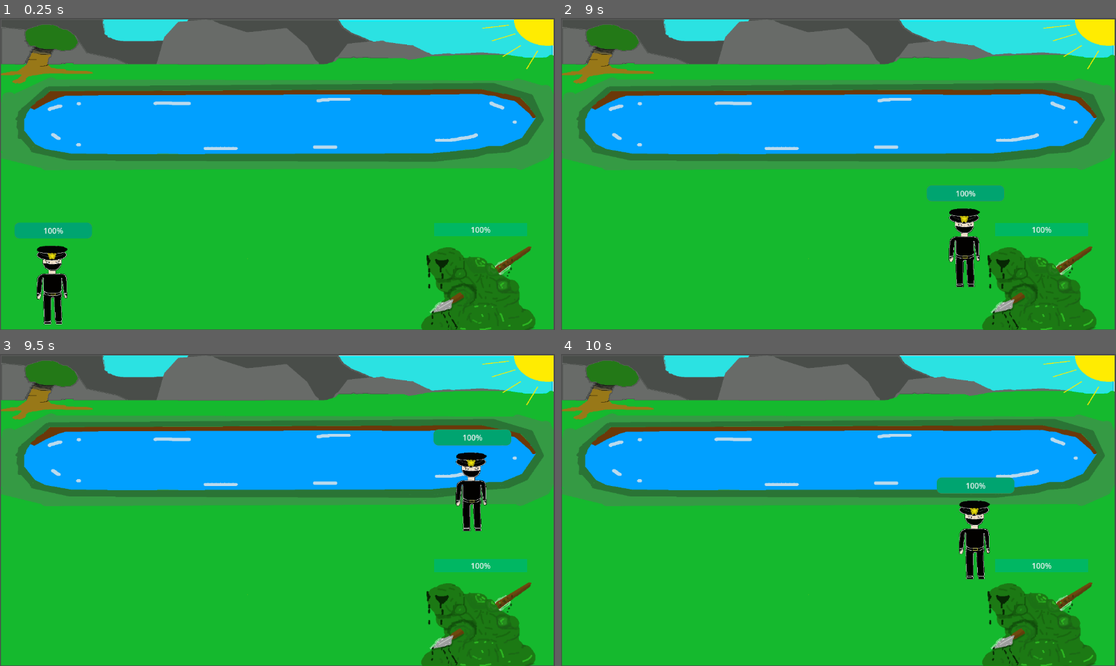
Above: before the commit, frames 1-4 (two rows, left to right).
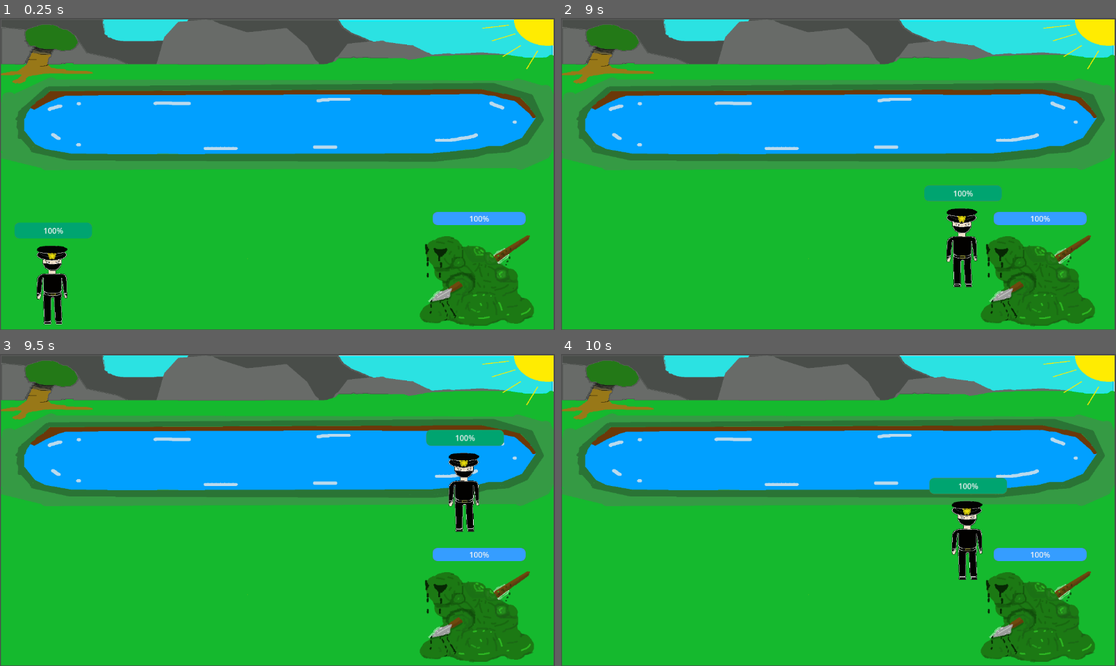
Above: after the commit, the same moments.

Repository: jwang5-dot/12-DT-Project
Game: Godot game, scene res://scene/Level_1_scene.tscn
Two runs of this game, one before a commit and one after it. Both use one fixed random seed, a clock stepped at 60 frames per second and the inputs below. This scene is started directly instead of the project's main scene.
Inputs (mouse positions are in pixels of both pictures, inside the frame that each line leads up to):
- Up to frame 1 (0.25 s): no input
- Up to frame 2 (9 s): tap Enter (ui_accept) at 0.5, 0.6, 0.77, 1.07, 1.35, 1.52, 1.82, 2.1, 2.85, 3.02, 3.32, 3.6, 3.77, 4.07, 4.35, 4.52, 4.82, 5.1, 5.85, 6.02, 6.32, 6.6, 6.77, 7.07, 7.35, 7.52, 7.82, 8.1, 8.85 s; move the mouse to (960, 158) at 0.52 s; hold Right (ui_right) 0.53-2.03 s; move the mouse to (727, 189) at 1.27 s; move the mouse to (894, 105) at 2.02 s; hold Left (ui_left) 2.03-2.78 s; move the mouse to (810, 236) at 2.77 s; hold Right (ui_right) 2.78-4.28 s; move the mouse to (1005, 220) at 3.52 s; move the mouse to (672, 127) at 4.27 s; hold Left (ui_left) 4.28-5.03 s; move the mouse to (866, 174) at 5.02 s; hold Right (ui_right) 5.03-5.78 s; move the mouse to (755, 96) at 5.77 s; hold Left (ui_left) 5.78-7.28 s; move the mouse to (960, 158) at 6.52 s; move the mouse to (727, 189) at 7.27 s; hold Right (ui_right) from 7.28 s (still down); move the mouse to (894, 105) at 8.02 s; move the mouse to (810, 236) at 8.77 s
- Up to frame 3 (9.5 s): keep holding Right (ui_right); tap Enter (ui_accept) at 9.02, 9.32 s
- Up to frame 4 (10 s): move the mouse to (1005, 556) at 9.52 s; release Right (ui_right) at 9.53 s; hold Left (ui_left) from 9.53 s (still down); tap Enter (ui_accept) at 9.6, 9.77 s

The runs differ from the first frame. In frame 1, 3.6% of the frame differs, in the area x 75-97%, y 62-100%; in frame 2, 4.4%; in frame 3, 5.0%, in the area x 75-97%, y 24-100%; in frame 4, 5.0%.

Commit message:
Ending_scene_animation_coding

Diff:
--- a/assessment-game/project.godot
+++ b/assessment-game/project.godot
@@ -22,7 +22,7 @@
 "events": [Object(InputEventKey,"resource_local_to_scene":false,"resource_name":"","device":0,"window_id":0,"alt_presse …(194 unchanged characters)…
 , Object(InputEventKey,"resource_local_to_scene":false,"resource_name":"","device":0,"window_id":0,"alt_pressed":false, …(185 unchanged characters)…
 , Object(InputEventKey,"resource_local_to_scene":false,"resource_name":"","device":0,"window_id":0,"alt_pressed":false, …(181 unchanged characters)…
-, Object(InputEventKey,"resource_local_to_scene":false,"reso …(131 unchanged characters)… d":false,"keycode":0,"physical_keycode":87,"key_label":0,"unicode":119,"location":0,"echo":false,"script":null)
+, Object(InputEventKey,"resource_local_to_scene":false,"reso …(131 unchanged characters)… d":false,"keycode":0,"physical_keycode":4194320,"key_label":0,"unicode":0,"location":0,"echo":false,"script":null)
 ]
 }
 ui_left={
@@ -59,17 +59,6 @@
 ]
 }
 
-[input]
-
-ui_accept={
-"deadzone": 0.5,
-"events": [Object(InputEventKey,"resource_local_to_scene":false,"resource_name":"","device":0,"window_id":0,"alt_pressed":false,"shift_pressed":false,"ctrl_pressed":false,"meta_pressed":false,"pressed":false,"keycode":4194309,"physical_keycode":0,"key_label":0,"unicode":0,"location":0,"echo":false,"script":null)
-, Object(InputEventKey,"resource_local_to_scene":false,"resource_name":"","device":0,"window_id":0,"alt_pressed":false,"shift_pressed":false,"ctrl_pressed":false,"meta_pressed":false,"pressed":false,"keycode":4194310,"physical_keycode":0,"key_label":0,"unicode":0,"location":0,"echo":false,"script":null)
-, Object(InputEventKey,"resource_local_to_scene":false,"resource_name":"","device":0,"window_id":0,"alt_pressed":false,"shift_pressed":false,"ctrl_pressed":false,"meta_pressed":false,"pressed":false,"keycode":32,"physical_keycode":0,"key_label":0,"unicode":32,"location":0,"echo":false,"script":null)
-, Object(InputEventKey,"resource_local_to_scene":false,"resource_name":"","device":-1,"window_id":0,"alt_pressed":false,"shift_pressed":false,"ctrl_pressed":false,"meta_pressed":false,"pressed":false,"keycode":0,"physical_keycode":4194320,"key_label":0,"unicode":0,"location":0,"echo":false,"script":null)
-]
-}
-
 [physics]
 
 3d/physics_engine="Jolt Physics"
--- /dev/null
+++ b/assessment-game/scene/End_Animation.tscn
@@ -0,0 +1,16 @@
+[gd_scene format=3 uid="uid://3uu1elwbomxc"]
+
+[ext_resource type="Texture2D" uid="uid://dmxskal71lcab" path="res://images/Ending_Scene_Door.png" id="1_hlw53"]
+
+[node name="Node2D" type="Node2D" unique_id=2076965627]
+
+[node name="NinePatchRect" type="NinePatchRect" parent="." unique_id=482515307]
+offset_left = 1.0
+offset_top = 1.0
+offset_right = 41.0
+offset_bottom = 41.0
+texture = ExtResource("1_hlw53")
+patch_margin_left = 10
+patch_margin_top = 10
+patch_margin_right = 10
+patch_margin_bottom = 10
--- a/assessment-game/scene/Ending_scene.tscn
+++ b/assessment-game/scene/Ending_scene.tscn
@@ -2,15 +2,17 @@
 
 [ext_resource type="Script" uid="uid://bbmrgiu1r4d2u" path="res://script/ending_scene.gd" id="1_vjpgg"]
 [ext_resource type="Texture2D" uid="uid://cv2vdveaqj01r" path="res://images/Ending_Scene_Door_Walking.png" id="2_cogn0"]
-
-[sub_resource type="RectangleShape2D" id="RectangleShape2D_cogn0"]
-size = Vector2(254.75, 794.5)
+[ext_resource type="Script" uid="uid://ejv277pbfsjl" path="res://script/end_walk_tp.gd" id="3_yht1g"]
+[ext_resource type="PackedScene" uid="uid://d1mt6johjoroo" path="res://scene/Player_2.tscn" id="4_u8t5q"]
 
 [sub_resource type="RectangleShape2D" id="RectangleShape2D_yht1g"]
 size = Vector2(342, 817)
 
 [sub_resource type="RectangleShape2D" id="RectangleShape2D_u8t5q"]
 size = Vector2(1355.5, 134)
+
+[sub_resource type="RectangleShape2D" id="RectangleShape2D_cogn0"]
+size = Vector2(240.5, 838.5)
 
 [node name="Node2D" type="Node2D" unique_id=91584699]
 script = ExtResource("1_vjpgg")
@@ -19,12 +21,6 @@
 position = Vector2(576.81256, 324.62494)
 scale = Vector2(0.81970483, 0.64135736)
 texture = ExtResource("2_cogn0")
-
-[node name="StaticBody2D3" type="StaticBody2D" parent="." unique_id=493829415]
-
-[node name="CollisionShape2D" type="CollisionShape2D" parent="StaticBody2D3" unique_id=224438179]
-position = Vector2(1292.625, 390)
-shape = SubResource("RectangleShape2D_cogn0")
 
 [node name="StaticBody2D" type="StaticBody2D" parent="." unique_id=1454984313]
 
@@ -35,5 +31,35 @@
 [node name="StaticBody2D2" type="StaticBody2D" parent="." unique_id=1398005504]
 
 [node name="CollisionShape2D" type="CollisionShape2D" parent="StaticBody2D2" unique_id=1697011624]
-position = Vector2(649.25, 708)
+position = Vector2(560, 597)
 shape = SubResource("RectangleShape2D_u8t5q")
+
+[node name="Right" type="Area2D" parent="." unique_id=998735698 node_paths=PackedStringArray("landing_zone")]
+position = Vector2(19, 421)
+script = ExtResource("3_yht1g")
+landing_zone = NodePath("../Left")
+
+[node name="CollisionShape2D" type="CollisionShape2D" parent="Right" unique_id=666362084]
+position = Vector2(1267, -42)
+shape = SubResource("RectangleShape2D_cogn0")
+
+[node name="Marker2D" type="Marker2D" parent="Right" unique_id=464493378]
+position = Vector2(6, -366)
+
+[node name="Left" type="Area2D" parent="." unique_id=289510215 node_paths=PackedStringArray("landing_zone")]
+position = Vector2(17, 422)
+script = ExtResource("3_yht1g")
+landing_zone = NodePath("../Right")
+
+[node name="CollisionShape2D" type="CollisionShape2D" parent="Left" unique_id=1225915889]
+position = Vector2(1264, -24)
+shape = SubResource("RectangleShape2D_cogn0")
+
+[node name="Marker2D" type="Marker2D" parent="Left" unique_id=156884394]
+position = Vector2(7, -373)
+
+[node name="CharacterBody2D" parent="." unique_id=658715563 instance=ExtResource("4_u8t5q")]
+position = Vector2(127, 427)
+
+[connection signal="body_entered" from="Right" to="Right" method="_on_body_entered"]
+[connection signal="body_entered" from="Left" to="Left" method="_on_body_entered"]
--- a/assessment-game/scene/Level_1_scene.tscn
+++ b/assessment-game/scene/Level_1_scene.tscn
@@ -3,7 +3,7 @@
 [ext_resource type="Script" uid="uid://b7arabluyk84g" path="res://script/level_1_scene.gd" id="1_aoa7p"]
 [ext_resource type="Texture2D" uid="uid://c7nleoafxx0ux" path="res://images/Leve_1_Background.png" id="1_w17ck"]
 [ext_resource type="PackedScene" uid="uid://d1mt6johjoroo" path="res://scene/Player_2.tscn" id="3_affpu"]
-[ext_resource type="PackedScene" uid="uid://fcep4lc6j851" path="res://scene/Melee_Enemy.tscn" id="4_u8ckq"]
+[ext_resource type="PackedScene" uid="uid://blbmko3orl7nl" path="res://scene/melee_enemy.tscn" id="4_u8ckq"]
 
 [sub_resource type="RectangleShape2D" id="RectangleShape2D_u8ckq"]
 size = Vector2(1181.5, 64)
@@ -44,4 +44,4 @@
 shape = SubResource("RectangleShape2D_i458t")
 
 [node name="CharacterBody2D2" parent="." unique_id=967582635 instance=ExtResource("4_u8ckq")]
-position = Vector2(988, 553)
+position = Vector2(985, 530)
--- a/assessment-game/scene/Player_2.tscn
+++ b/assessment-game/scene/Player_2.tscn
@@ -29,6 +29,8 @@
 script = ExtResource("1_03o14")
 health_ui = NodePath("ProgressBar")
 
+[node name="Node2D" type="Node2D" parent="." unique_id=1069805923]
+
 [node name="ProgressBar" type="ProgressBar" parent="." unique_id=1355321709]
 offset_left = -78.0
 offset_top = -127.0
--- a/assessment-game/scene/melee_enemy.tscn
+++ b/assessment-game/scene/melee_enemy.tscn
@@ -1,17 +1,21 @@
-[gd_scene format=3 uid="uid://fcep4lc6j851"]
+[gd_scene format=3 uid="uid://blbmko3orl7nl"]
 
-[ext_resource type="Script" uid="uid://bhkny1rx35i4k" path="res://script/Melee_Enemy.gd" id="1_eph0u"]
+[ext_resource type="Script" uid="uid://bhkny1rx35i4k" path="res://script/melee_enemy.gd" id="1_eph0u"]
 [ext_resource type="Texture2D" uid="uid://cwpe6ynu2xdei" path="res://images/ME.png" id="2_584gp"]
 
 [sub_resource type="StyleBoxFlat" id="StyleBoxFlat_eph0u"]
-bg_color = Color(1, 0.31867278, 0.43288794, 1)
+bg_color = Color(1, 0, 0, 1)
 corner_radius_top_left = 10
 corner_radius_top_right = 10
 corner_radius_bottom_right = 10
 corner_radius_bottom_left = 10
 
 [sub_resource type="StyleBoxFlat" id="StyleBoxFlat_584gp"]
-bg_color = Color(5.7275593e-06, 0.716855, 0.38713267, 1)
+bg_color = Color(0.20633417, 0.6137954, 0.99999994, 1)
+corner_radius_top_left = 10
+corner_radius_top_right = 10
+corner_radius_bottom_right = 10
+corner_radius_bottom_left = 10
 
 [sub_resource type="CapsuleShape2D" id="CapsuleShape2D_qoxbp"]
 radius = 113.0
--- /dev/null
+++ b/assessment-game/script/end_walk_tp.gd
@@ -0,0 +1,18 @@
+extends Area2D
+
+
+@export var landing_zone : Area2D
+
+# Called when the node enters the scene tree for the first time.
+func _ready() -> void:
+	pass # Replace with function body.
+
+
+# Called every frame. 'delta' is the elapsed time since the previous frame.
+func _process(delta: float) -> void:
+	pass
+
+
+func _on_body_entered(body: Node2D) -> void:
+	var tp_point = landing_zone.get_node("Marker2D").global_position
+	body.global_position = tp_point
--- a/assessment-game/script/player_2.gd
+++ b/assessment-game/script/player_2.gd
@@ -6,6 +6,7 @@
 
 var health: int = 100
 var double_jump = true  # Track double jump
+var player = CharacterBody2D
 
 @export var sprite: Sprite2D
 @export var health_ui: ProgressBar
@@ -13,6 +14,8 @@
 func _ready() -> void:
 	health_ui.max_value = health
 	health_ui.value = health
+	for node in get_tree().get_nodes_in_group("player_2"):
+		player = node
 
 func take_damage() -> void:
 	if health > 1:
@@ -49,4 +52,5 @@
 
 
 func _attack(body: Node2D) -> void:
-	pass # Replace with function body.
+	if body == player:
+		player.take_damage()
Binary file added: assessment-game/images/Ending_Scene_Door.png
Not shown, added: assessment-game/images/Ending_Scene_Door.png.import
Not shown, added: assessment-game/script/end_walk_tp.gd.uid
